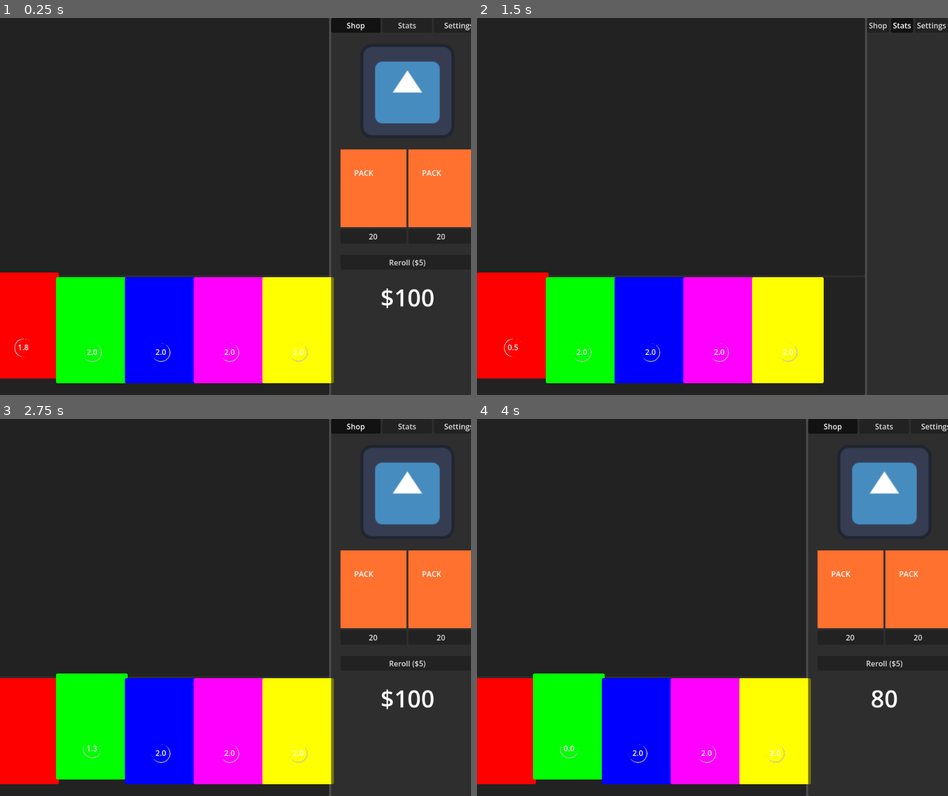
Above: before the commit, frames 1-4 (two rows, left to right).
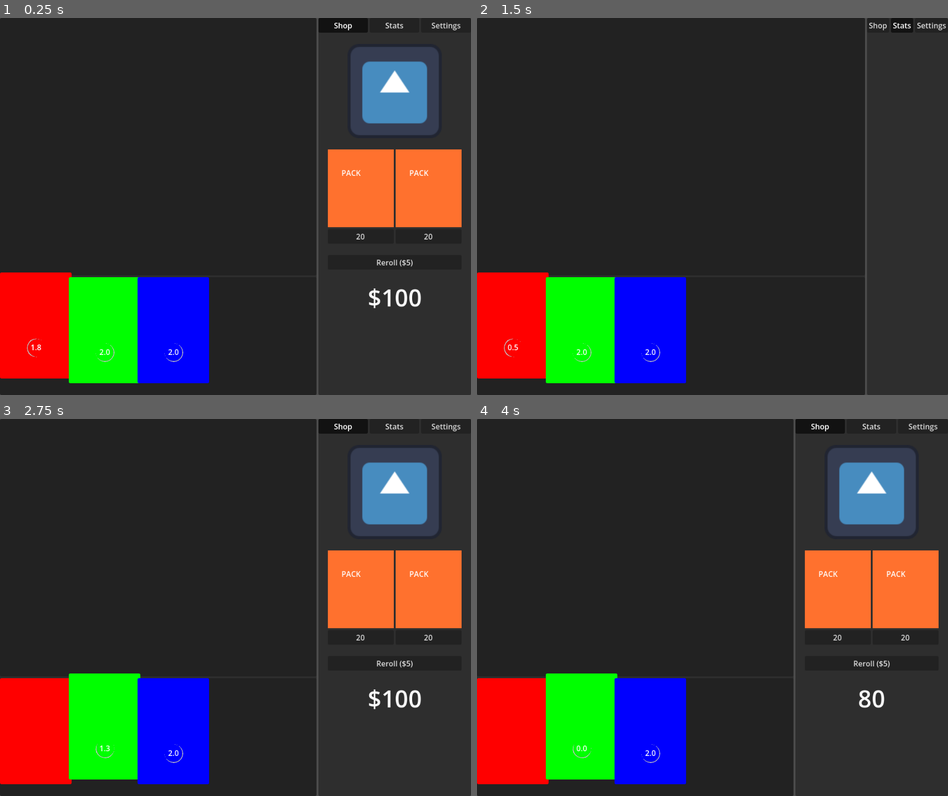
Above: after the commit, the same moments.

Repository: followthedopamine/card-battler
Game: Godot game, scene res://scenes/main.tscn
The game is run twice, just before and just after one commit, with the same random seed, the same clock (stepped at 60 frames per second) and the same inputs. The engine's default icon, where the game draws it, is replaced by a stand-in: a white triangle on a blue panel in a dark square.
Inputs:
- Up to frame 1 (0.25 s): no input
- Up to frame 2 (1.5 s): click "Shop" at 0.5 s; click "Stats" at 1.25 s
- Up to frame 3 (2.75 s): click "Shop" at 2 s
- Up to frame 4 (4 s): click "20" at 2.75 s; click "Skip" at 3.5 s

The runs differ from the first frame. In frame 1, 15% of the frame differs, in the area x 0-100%, y 0-100%; in frame 2, 8.4%; in frame 3, 15%; in frame 4, 15%.

Commit message:
Handled situation where hand isn't full yet

Diff:
--- a/autoloads/PlayerManager.gd
+++ b/autoloads/PlayerManager.gd
@@ -7,4 +7,7 @@
 		currency = value
 		SignalBus.currency_changed.emit()
 
+var hand_size := 3
+var max_hand_size := 5
+
 var shop_slots: int = 2
--- a/scenes/cards/Card.gd
+++ b/scenes/cards/Card.gd
@@ -24,6 +24,7 @@
 
 var held_card: Card
 var hovered_card: Card
+
 
 const colours := [
 	Color(255, 0, 0),
@@ -56,24 +57,10 @@
 		timer_spinner.rotation += delta * 10
 
 	# This is looping on every single card which probably isn't the most
-	# efficient way to do things. I don't think we can use _get_drag_data
-	# though because it only has access to the held card and not the
-	# card that's hovered.
-
-	# The other option that comes to mind is updating the hovered card using
-	# a SignalBus signal and a mouse_entered signal and then you could use
-	# _get_drag_data which would be cleaner and probably be n cards more
-	# efficient.
-
-	# The hovered card approach actually probably makes switching between parents
-	# a lot simpler also.
-
-	# We'll still need to check at drop time if the card is under the mouse though
-	# since we don't want to be setting the hovered_card to null by every card
-	# or it will always be null.
-
-	# I tried the hovered_card approach but it doesn't play nicely with
-	# _get_drag_data for some reason.
+	# efficient way to do things.
+
+	# I tried to put similar code in _get_drag_data but it never updates the
+	# hovered card inside that callback.
 	var mousePos = get_viewport().get_mouse_position()
 	if !self.get_global_rect().has_point(mousePos):
 		hide_switch_interface()
@@ -112,8 +99,7 @@
 	dragging = true
 	SignalBus.card_dragged.emit(self)
 
-	# This will crash if you've never hovered a card, but how did you drag a card
-	# without hovering over it?
+	# This doesn't print when a new card is hovered
 	#if hovered_card.get_parent() != self.get_parent():
 		#print(hovered_card)
 		#hovered_card.show_switch_interface()
@@ -121,6 +107,10 @@
 
 func _input(event: InputEvent) -> void:
 	if event is InputEventMouseMotion or event is InputEventScreenDrag:
+		if PlayerManager.hand_size != PlayerManager.max_hand_size:
+			# This should ideally not reference hovered card parent and instead should be the hand
+			if self.get_parent() != hovered_card.get_parent():
+				self.reparent(hovered_card.get_parent())
 		# if dragging left/right update the position in the hbox (hand)
 		if dragging_node.global_position.x < global_position.x - threshold:
 			if self.get_index() > 0:
@@ -147,9 +137,10 @@
 		hide_switch_interface()
 		if hovered_card.get_parent() != self.get_parent():
 			# Trying to swap with a half activated card seems like a bad idea
-			# It's probably not that bad though.
 			if !hovered_card.activated:
 				switch_cards(self, hovered_card)
+		else:
+			SignalBus.card_chosen.emit(self)
 		held_card = null
 		dragging = false
 		panel.show()
@@ -168,10 +159,13 @@
 	if card != held_card:
 		hovered_card = card
 
+#func add_card_to_hand(new_card: Card, old_card: Card) -> void:
+
+
 func switch_cards(new_card: Card, old_card: Card) -> void:
 	new_card.reparent(old_card.get_parent())
 	old_card.get_parent().move_child(new_card, old_card.get_index())
-	# Used to remove card from hand or completed event will crash
+	# Used to remove card from hand or Card.completed signal will crash
 	SignalBus.card_discarded.emit(old_card)
 	SignalBus.card_chosen.emit(new_card)
 	# Cleanup of the card happens in Hand.gd so we can remove it from the card
--- a/scenes/cards/Placeholder.gd
+++ /dev/null
@@ -1 +0,0 @@
-class_name Placeholder extends TextureRect
--- a/scenes/hand/Hand.gd
+++ b/scenes/hand/Hand.gd
@@ -1,7 +1,6 @@
 class_name Hand extends HBoxContainer
 
-@export var hand_size := 5
-@export var max_hand_size := 8
+
 @export var card_scene : PackedScene
 
 var cards: Array[Card]
@@ -10,7 +9,7 @@
 	SignalBus.card_discarded.connect(_on_card_discarded)
 	SignalBus.card_chosen.connect(_on_card_chosen)
 
-	for i in range(hand_size):
+	for i in range(PlayerManager.hand_size):
 		var new_card = card_scene.instantiate()
 		new_card.set_colour(i)
 
@@ -20,9 +19,7 @@
 	start_round()
 
 func _on_card_discarded(card: Card) -> void:
-	print(cards)
 	cards.erase(card)
-	print(cards)
 	card.queue_free()
 
 func _on_card_chosen(card: Card) -> void:
@@ -36,8 +33,7 @@
 			cards.append(child)
 
 	card.connect("completed", on_card_completed)
-	print("After card chosen")
-	print(cards)
+	PlayerManager.hand_size = cards.size()
 
 func start_round():
 	print("Starting round")
@@ -57,7 +53,7 @@
 		new_card.queue_free()
 
 func draw(card: Card) -> bool:
-	if cards.size() >= max_hand_size:
+	if cards.size() >= PlayerManager.max_hand_size:
 		return false
 
 	card.connect("completed", on_card_completed)
@@ -70,8 +66,6 @@
 	var i = cards.find(card)
 
 	if i < cards.size() - 1:
-		print("Card completed")
-		print(cards)
 		cards[i + 1].activate()
 	else:
 		start_round()
Not shown, removed: scenes/cards/Placeholder.gd.uid
